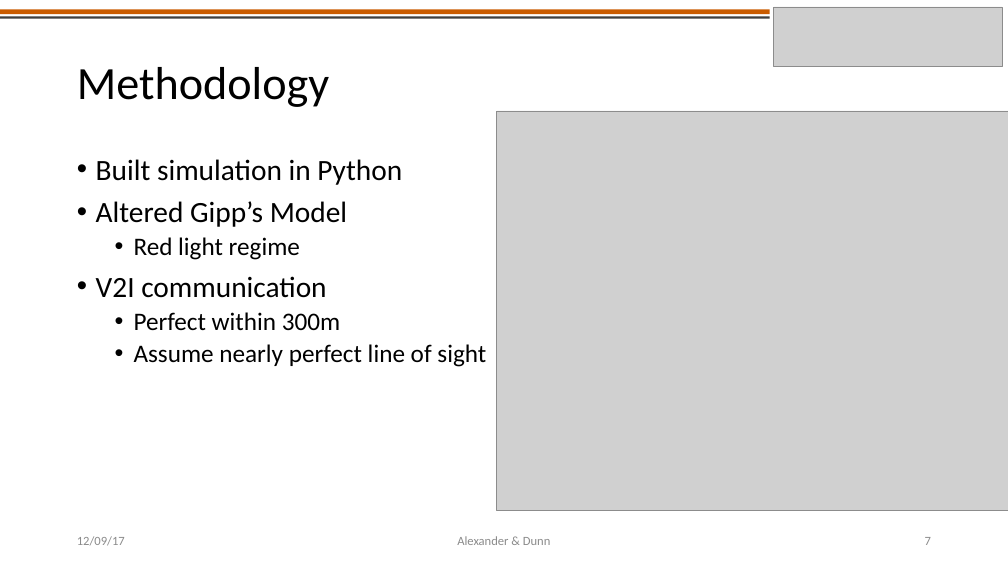
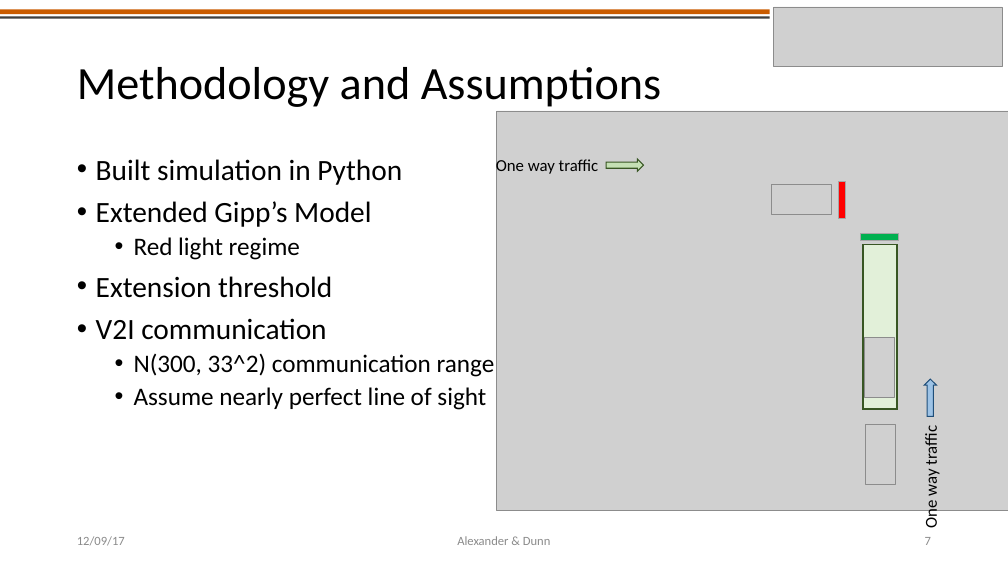
Before and after one commit to americalexander/mrFinishLine, a slide deck: slide 7 of CE391F_project_presentation_alexander_dunn.pptx. Drawn at 1008x567 pixels with LibreOffice and Linux fonts; fonts in the diff are those of the drawing; grey boxes stand for pictures. Boxes give left, top, right and bottom in pixels: in the first picture for what was removed or moved away, otherwise in the second. Text is boxed around its words. In the diff, an @@ line names an element or a change of style, - is before the commit and + after.

```diff
--- a/CE391F_project_presentation_alexander_dunn.pptx
+++ b/CE391F_project_presentation_alexander_dunn.pptx
@@ title at [77, 67, 661, 107]: text changed @@
-Methodology
+Methodology and Assumptions
@@ text added at [496, 158, 599, 176], 16 pt, text #000000 @@
+One way traffic
@@ up arrow added at [606, 159, 643, 171], fill #C5E0B4, outline #385723 1 pt @@
@@ text at [96, 201, 371, 227]: text changed @@
-• Altered Gipp’s Model
+• Extended Gipp’s Model
@@ picture added at [771, 185, 832, 215] @@
@@ rectangle added at [839, 181, 845, 219], fill #FF0000, outline #A6A6A6 1 pt @@
@@ rectangle added at [861, 234, 898, 241], fill #00B050, outline #A6A6A6 1 pt @@
@@ rectangle added at [864, 245, 897, 410], fill #E2F0D9, outline #385723 1.5 pt @@
@@ text at [96, 276, 332, 298]: paragraph added @@
+• Extension threshold
@@ text at [134, 354, 495, 377]: text changed @@
-  • Perfect within 300m
+  • N(300, 33^2) communication range
@@ picture added at [865, 337, 895, 398] @@
@@ up arrow added at [924, 379, 936, 416], fill #9DC3E6, outline #1F4E79 1 pt @@
@@ picture added at [865, 424, 895, 485] @@
@@ text added at [921, 430, 941, 528], 16 pt, text #000000 @@
+One way traffic
```
Also in this commit, not shown: 4 other slides changed, 1 slide added, 6 other files.
